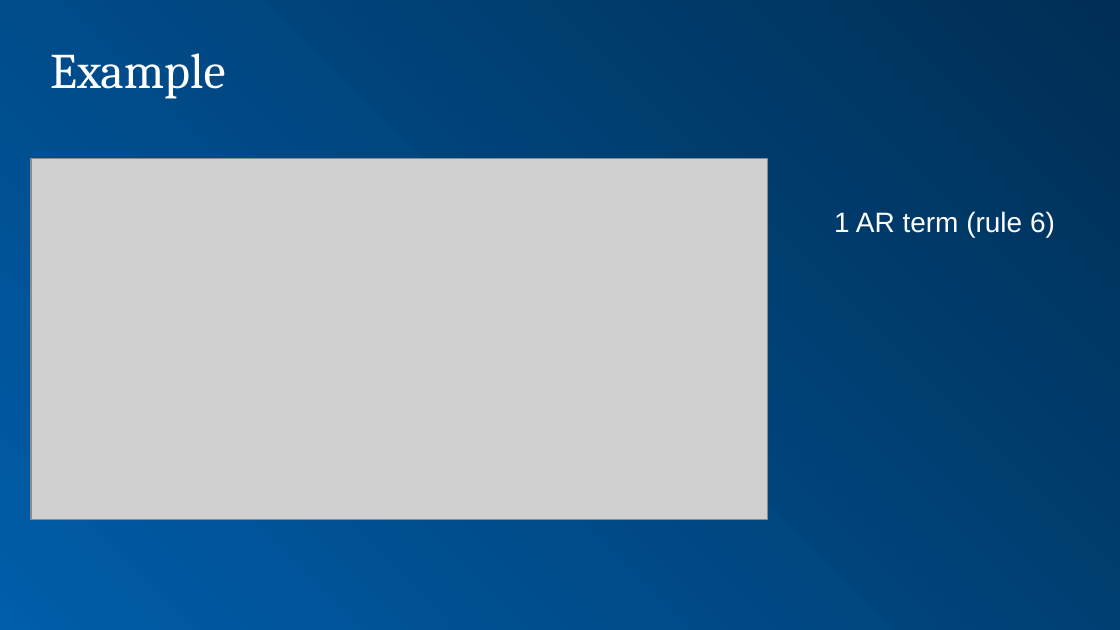
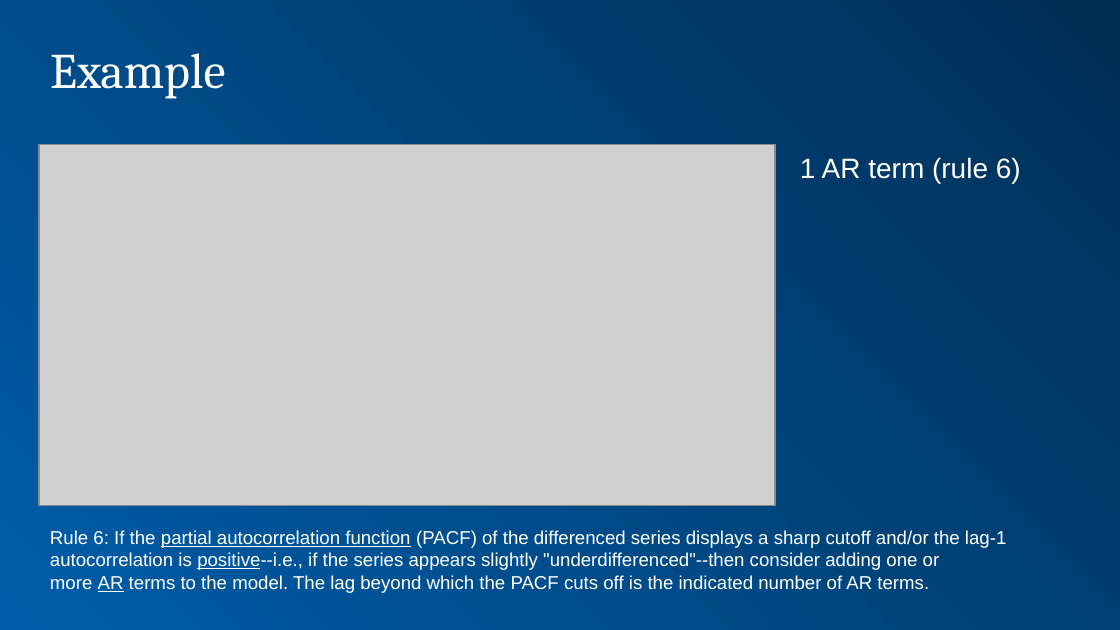
Before and after one commit to bdelahoussaye/Quantifying_case8, a slide deck: slide 19 of Week 4-2018.pptx. Drawn at 1120x630 pixels with LibreOffice and Linux fonts; fonts in the diff are those of the drawing; grey boxes stand for pictures; background and template pictures are left out. Boxes give left, top, right and bottom in pixels: in the first picture for what was removed or moved away, otherwise in the second. Text is boxed around its words. In the diff, an @@ line names an element or a change of style, - is before the commit and + after.

```diff
--- a/Week 4-2018.pptx
+++ b/Week 4-2018.pptx
@@ picture: place and size @@
-picture at (31, 159, 767, 520)
+picture at (39, 144, 775, 505)
@@ text "1 AR term (rule 6)": place and size @@
-text "1 AR term (rule 6)" at (834, 211, 1055, 237)
+text "1 AR term (rule 6)" at (800, 157, 1021, 183)
@@ text added at (50, 530, 1006, 593), 12 pt, text #FFFFFF @@
+Rule 6: If the partial autocorrelation function (PACF) of the differenced series displays a sharp cutoff and/or the lag-1 autocorrelation is positive--i.e., if the series appears slightly "underdifferenced"--then consider adding one or more AR terms to the model. The lag beyond which the PACF cuts off is the indicated number of AR terms.
```
Also in this commit, not shown: 9 other slides changed, 1 other file.
